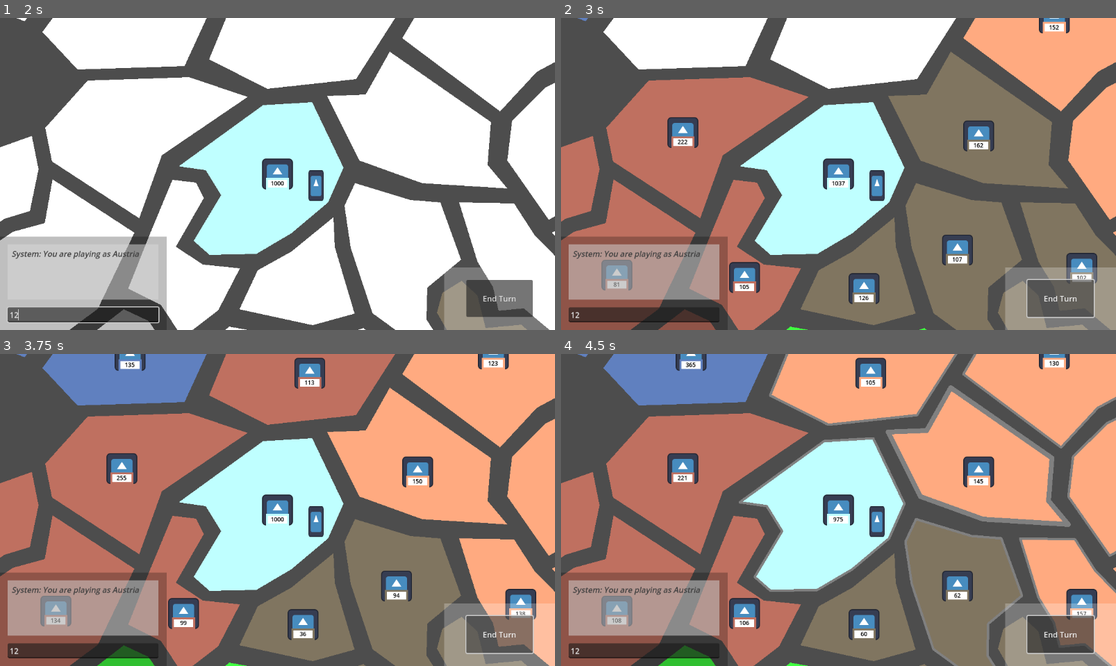
Above: before the commit, frames 1-4 (two rows, left to right).
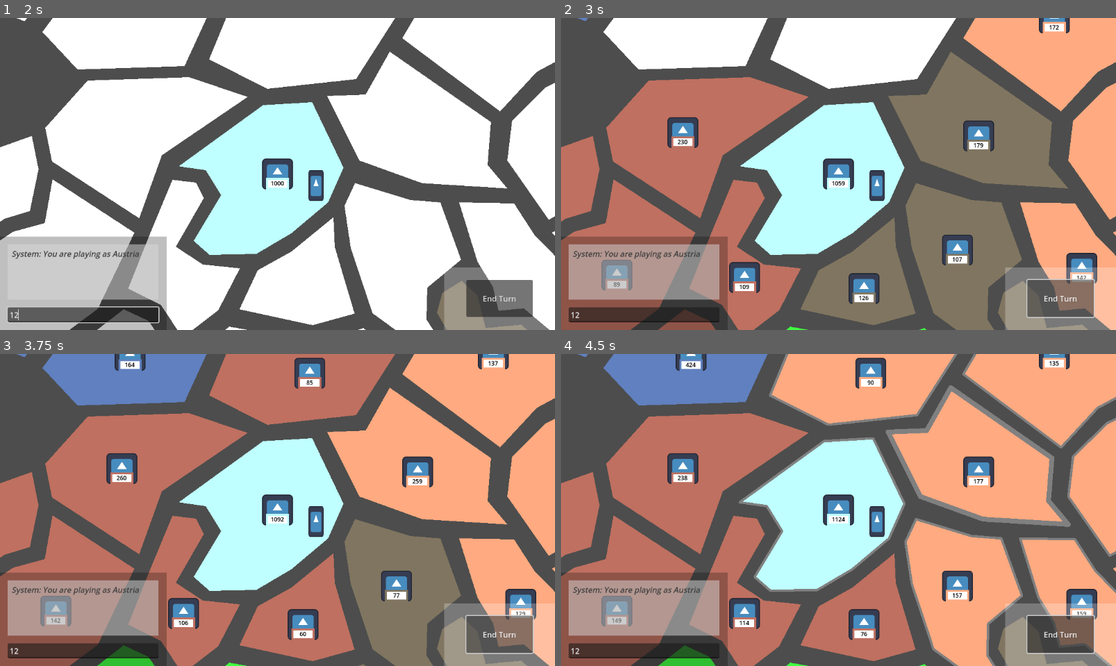
Above: after the commit, the same moments.

Repository: SamTheBlow/grand-strategy-game
Game: Godot game, scene res://scenes/main.tscn
Same seed, same stepped clock (60 frames per second), same inputs: the game is played once before the commit and once after it. The engine's default icon, where the game draws it, is replaced by a stand-in: a white triangle on a blue panel in a dark square.
Inputs (mouse positions are in pixels of both pictures, inside the frame that each line leads up to):
- Up to frame 1 (2 s): click "Start Game" at 0.5 s; click (83, 314) at 1.27 s; type "12" at 1.35 s
- Up to frame 2 (3 s): click "End Turn" at 2 s; click "End Turn" at 2.75 s
- Up to frame 3 (3.75 s): click "End Turn" at 3.5 s
- Up to frame 4 (4.5 s): tap Enter at 4.25 s; move the mouse to (960, 494) at 4.27 s; click (960, 494) at 4.42 s

Frame 1 is identical in both runs. In frame 2, 3.8% of the frame differs, in the area x 10-100%, y 2-100%; in frame 3, 3.6%; in frame 4, 9.4%, in the area x 9-95%, y 2-100%.

Commit message:
Fix #123

Diff:
--- a/GrandStrategyGame/resources/battle.tres
+++ b/GrandStrategyGame/resources/battle.tres
@@ -1,6 +1,6 @@
 [gd_resource type="Resource" script_class="Battle" load_steps=4 format=3 uid="uid://cuylrn1evjy6r"]
 
-[ext_resource type="Script" path="res://scripts/battle.gd" id="1_3qyh6"]
+[ext_resource type="Script" path="res://scripts/combat/battle.gd" id="1_3qyh6"]
 [ext_resource type="Resource" uid="uid://btapffeow8frm" path="res://resources/modifier_contexts/attacker_efficiency.tres" id="1_w3olj"]
 [ext_resource type="Resource" uid="uid://c6ss6j8s826bn" path="res://resources/modifier_contexts/defender_efficiency.tres" id="2_pec5b"]
 
--- a/GrandStrategyGame/scripts/battle.gd
+++ b/GrandStrategyGame/scripts/combat/battle.gd
@@ -4,6 +4,8 @@
 
 @export var _context_attacker_efficiency: ModifierContext
 @export var _context_defender_efficiency: ModifierContext
+
+@export var fight_until_death: bool = true
 
 var attacking_army: Army
 var defending_army: Army
@@ -26,6 +28,26 @@
 	)
 	var defender_damage: int = floori(defender_army_size * defender_efficiency)
 
+	if fight_until_death:
+		var attacker_kill_rate: float = (
+				attacker_damage / float(defender_army_size)
+		)
+		var defender_kill_rate: float = (
+				defender_damage / float(attacker_army_size)
+		)
+		if attacker_kill_rate > defender_kill_rate:
+			attacker_damage = defender_army_size
+			defender_damage = roundi(
+					attacker_army_size
+					* (defender_kill_rate / attacker_kill_rate)
+			)
+		else:
+			defender_damage = attacker_army_size
+			attacker_damage = roundi(
+					defender_army_size
+					* (attacker_kill_rate / defender_kill_rate)
+			)
+
 	# The attacker attacks first
 	#print("=====\nA battle occurs!")
 	#print("Attacker %s (%s) has army size of %s" % [attacking_army.owner_country().country_name, attacking_army.id, attacker_army_size])
